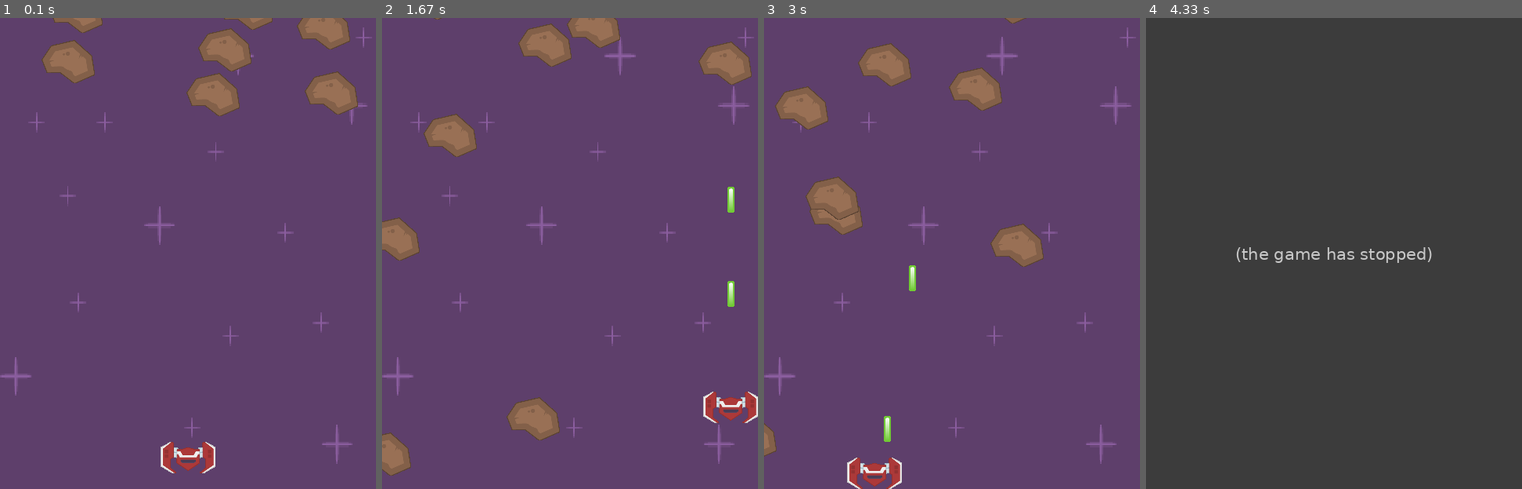
Above: before the commit, frames 1-4 (left to right).
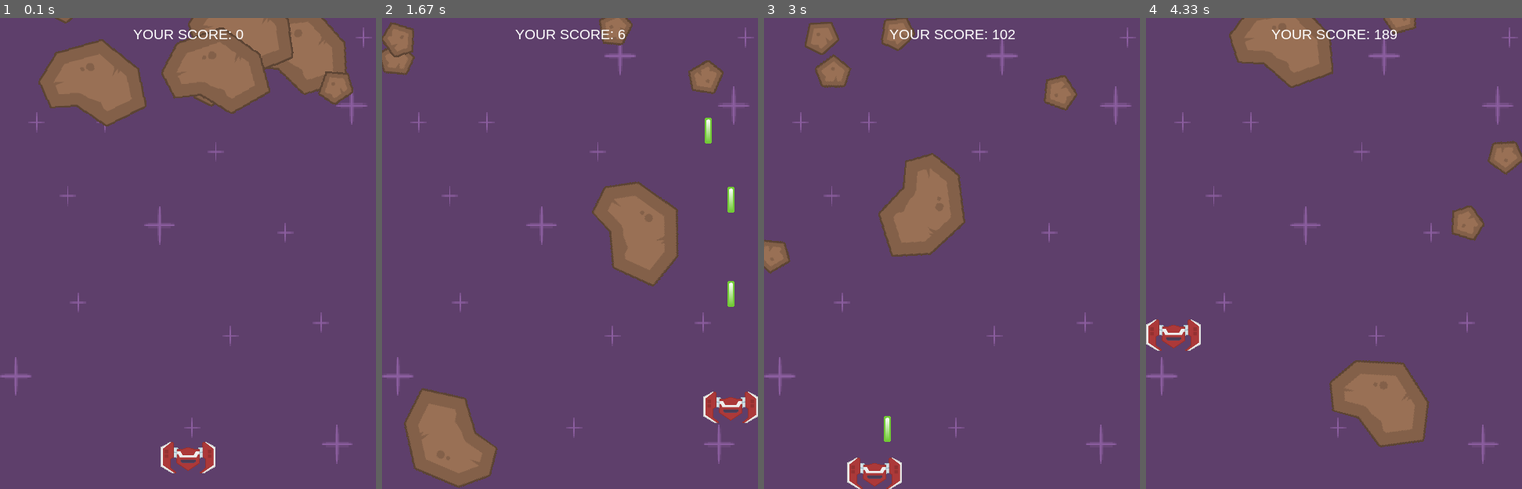
Above: after the commit, the same moments.

Repository: WhiteChewy/Shmup_on_pygame
Game: pygame game, started from shmup.py
Same seed, same stepped clock (60 frames per second), same inputs: the game is played once before the commit and once after it.
Inputs:
- Up to frame 1 (0.1 s): no input
- Up to frame 2 (1.67 s): tap Space at 0.33, 0.73, 1.03, 1.23, 1.57 s; hold Right 0.67-1.13 s; hold Up 1.17-1.47 s; hold Down from 1.5 s (still down)
- Up to frame 3 (3 s): tap Space at 1.87, 2.07, 2.37, 2.63, 2.97 s; release Down at 1.97 s; hold Left 2-2.53 s; hold Down 2.57-2.87 s; hold Left from 2.9 s (still down)
- Up to frame 4 (4.33 s): tap Space at 3.27, 3.4 s; release Left at 3.3 s; hold Up 3.33-3.7 s

The runs differ from the first frame. In frame 1, 9.4% of the frame differs, in the area x 10-96%, y 0-23%; in frame 2, 14%; in frame 3, 11%; in frame 4, 100%, in the area x 0-100%, y 0-100%.
Before the commit the program exited at 4.13 s; later frames show no game.

Commit message:
added points and text renders and animation of asteroids rotation

Diff:
--- a/shmup.py
+++ b/shmup.py
@@ -81,23 +81,39 @@
 class Mob(pygame.sprite.Sprite):
     def __init__(self):
         pygame.sprite.Sprite.__init__(self)
-        self.image = pygame.transform.scale(meteor_asset, (68, 55))
-        self.image.set_colorkey(BLACK)
+        self.image_original = random.choice(meteor_images)
+        self.image_original.set_colorkey(BLACK)
+        self.image = self.image_original.copy()
         self.rect = self.image.get_rect()
         self.radius = int(self.rect.width * 0.85 / 2)
 #        pygame.draw.circle(self.image, RED, self.rect.center, self.radius)
         self.rect.x = random.randrange(WIDTH - self.rect.width)
         self.rect.y = random.randrange(-100, 40)
         self.speedy = random.randrange(1, 8)
-        self.speedx = random.randrange(-2, 2)
+        self.speedx = random.randrange(-4, 4)
+        self.rotation = 0
+        self.rotation_speed = random.randrange(-8, 8)
+        self.last_update = pygame.time.get_ticks()
 
     def update(self):
+        self.rotate()
         self.rect.y += self.speedy
         self.rect.x += self.speedx
         if self.rect.top > HEIGHT + 10 or self.rect.right > WIDTH + 20:
             self.rect.x = random.randrange(WIDTH - self.rect.width)
             self.rect.y = random.randrange(-100, -40)
             self.speedy = random.randrange(1, 8)
+
+    def rotate(self):
+        now = pygame.time.get_ticks()
+        if now - self.last_update > 50:
+            self.last_update = now
+            self.rotation = (self.rotation + self.rotation_speed) % 360
+            new_image = pygame.transform.rotate(self.image_original, self.rotation)
+            old_center = self.rect.center
+            self.image = new_image
+            self.rect = self.image.get_rect()
+            self.rect.center = old_center
 
 
 class Bullet(pygame.sprite.Sprite):
@@ -116,8 +132,23 @@
             self.kill()
 
 
+font_name = pygame.font.match_font('arial')
+
+
+def draw_text(surf, text, size, x, y):
+    font = pygame.font.Font(font_name, size)
+    text_surface = font.render(text, True, WHITE)
+    text_rect = text_surface.get_rect()
+    text_rect.midtop = (x, y)
+    surf.blit(text_surface, text_rect)
+
+
 all_sprites = pygame.sprite.Group()
 mobs = pygame.sprite.Group()
+meteor_images = []
+meteor_list = ['meteorBig.png', 'meteorSmall.png']
+for img in meteor_list:
+    meteor_images.append(pygame.image.load(path.join(assets, img)).convert())
 bullets = pygame.sprite.Group()
 player = Player()
 all_sprites.add(player)
@@ -125,6 +156,7 @@
     mob = Mob()
     all_sprites.add(mob)
     mobs.add(mob)
+score = 0
 
 # игровой цикл
 running = True
@@ -145,6 +177,7 @@
     # проверка столкновений
     bullet_hits = pygame.sprite.groupcollide(mobs, bullets, True, True)
     for hit in bullet_hits:
+        score += 60 - hit.radius
         m = Mob()
         all_sprites.add(m)
         mobs.add(m)
@@ -156,6 +189,7 @@
     screen.fill(BLACK)  # заливка окна черным
     screen.blit(background, background_rect)
     all_sprites.draw(screen)
+    draw_text(screen, "YOUR SCORE: " + str(score), 18, WIDTH / 2, 10)
     pygame.display.flip()  # отображение отрифф сованного экрана
 
 pygame.quit()
